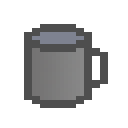
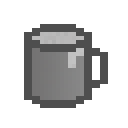
Layers edited between the first and the second 128x128 image:
hid "Layer 29", painted on it over <box>32,32,84,68</box>
added layer "Layer 30" (50%) above "Layer 27" over <box>32,32,84,68</box>
